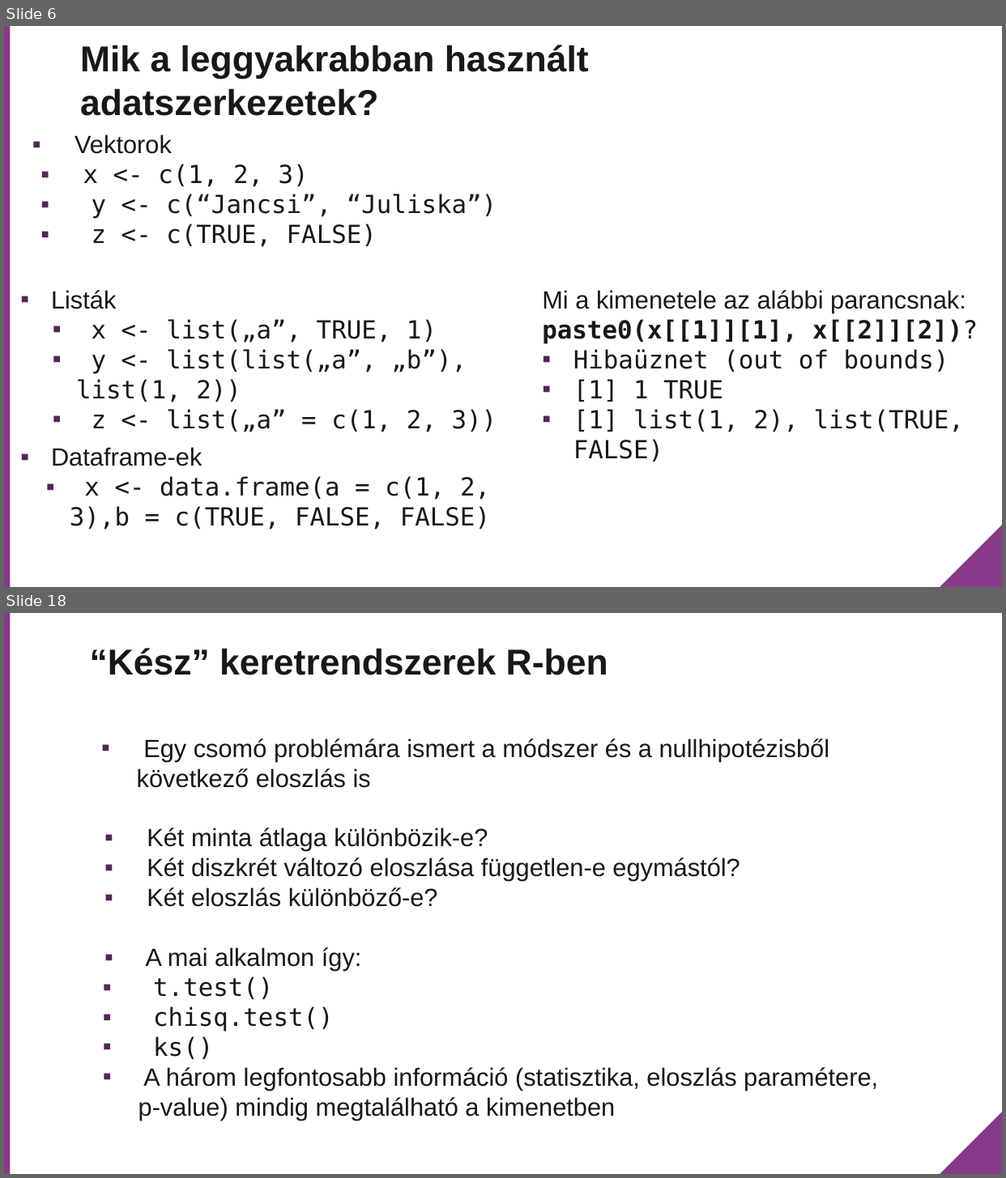
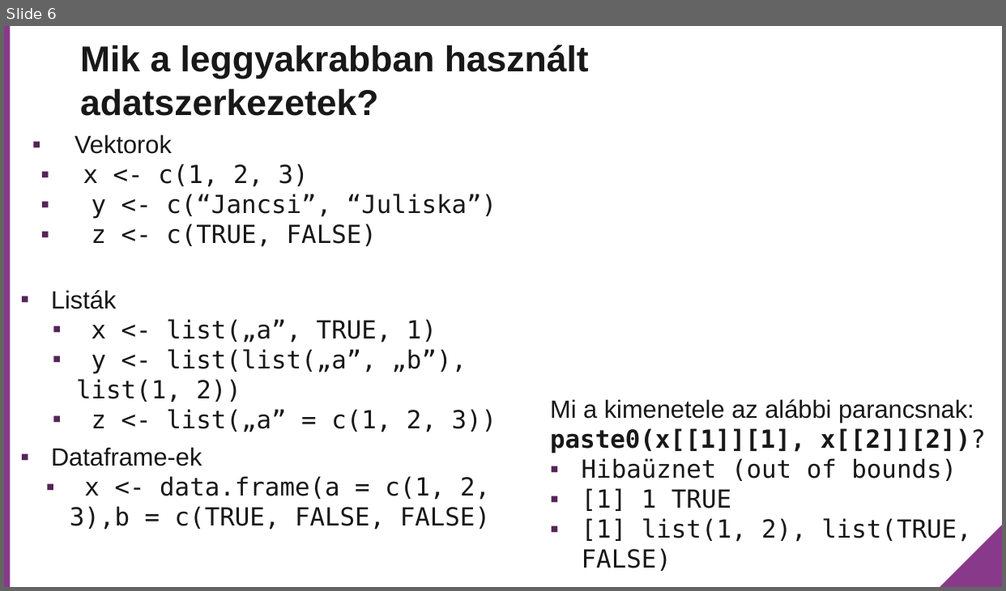
Before and after one commit to rladies/meetup-presentations_budapest, a slide deck: Meetup_2018_03_09/Data structures and loops/ppt/Adatszerkezetek.pptx. Shown one above the other, each under a label of ours: slides 6 and 18 before the commit, slide 6 after it; the slides between them are not shown. The pictures are 1006x1178 and 1006x591 pixels, drawn with LibreOffice and Linux fonts; fonts in the diff are those of the drawing; background and template pictures are left out. Boxes give left, top, right and bottom in pixels: in the first picture for what was removed or moved away, otherwise in the second. Text is boxed around its words. In the diff, an @@ line names an element or a change of style, - is before the commit and + after.

```diff
--- a/Meetup_2018_03_09/Data structures and loops/ppt/Adatszerkezetek.pptx
+++ b/Meetup_2018_03_09/Data structures and loops/ppt/Adatszerkezetek.pptx
@@ slide 18 removed at [4, 613, 1002, 1174], background #FFFFFF; not listed: 2 template elements that a slide beside it also shows @@
@@ title removed at [90, 648, 608, 675] @@
-“Kész” keretrendszerek R-ben
@@ text removed at [137, 739, 878, 1121] @@
-▪ Egy csomó problémára ismert a módszer és a nullhipotézisből következő eloszlás is
-▪ Két minta átlaga különbözik-e?
-▪ Két diszkrét változó eloszlása független-e egymástól?
-▪ Két eloszlás különböző-e?
-▪ A mai alkalmon így:
-▪ t.test()
-▪ chisq.test()
-▪ ks()
-▪ A három legfontosabb információ (statisztika, eloszlás paramétere, p-value) mindig megtalálható a kimenetben
@@ slide 6 changed as well @@
@@ text "Mi a kimenetele az alábbi ...": place and size @@
-text "Mi a kimenetele az alábbi ..." at [542, 290, 978, 462]
+text "Mi a kimenetele az alábbi ..." at [550, 399, 986, 571]
```
Also in this commit, not shown: 2 other slides changed, 1 slide added, 12 other slides removed, 2 other files.
